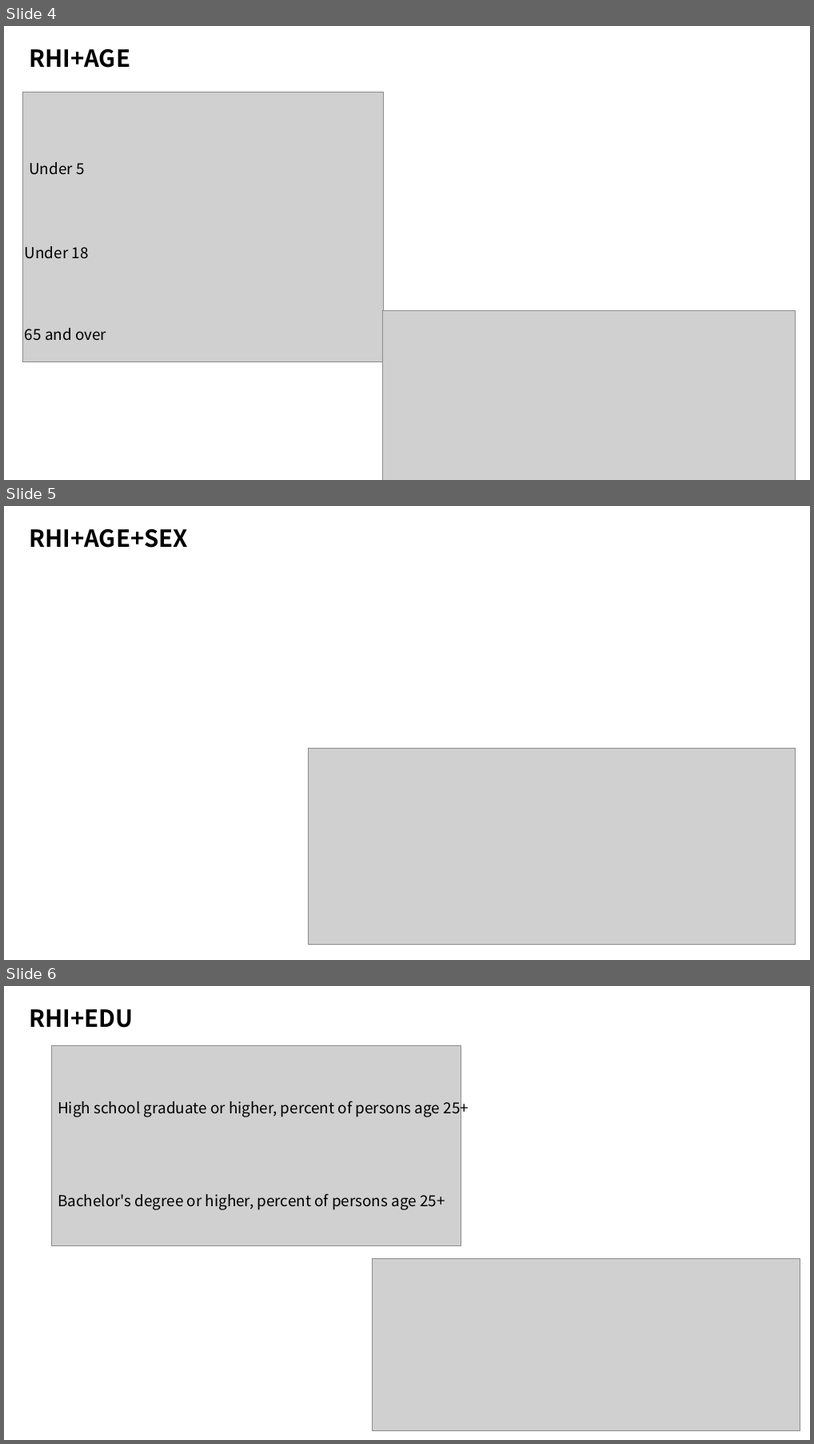
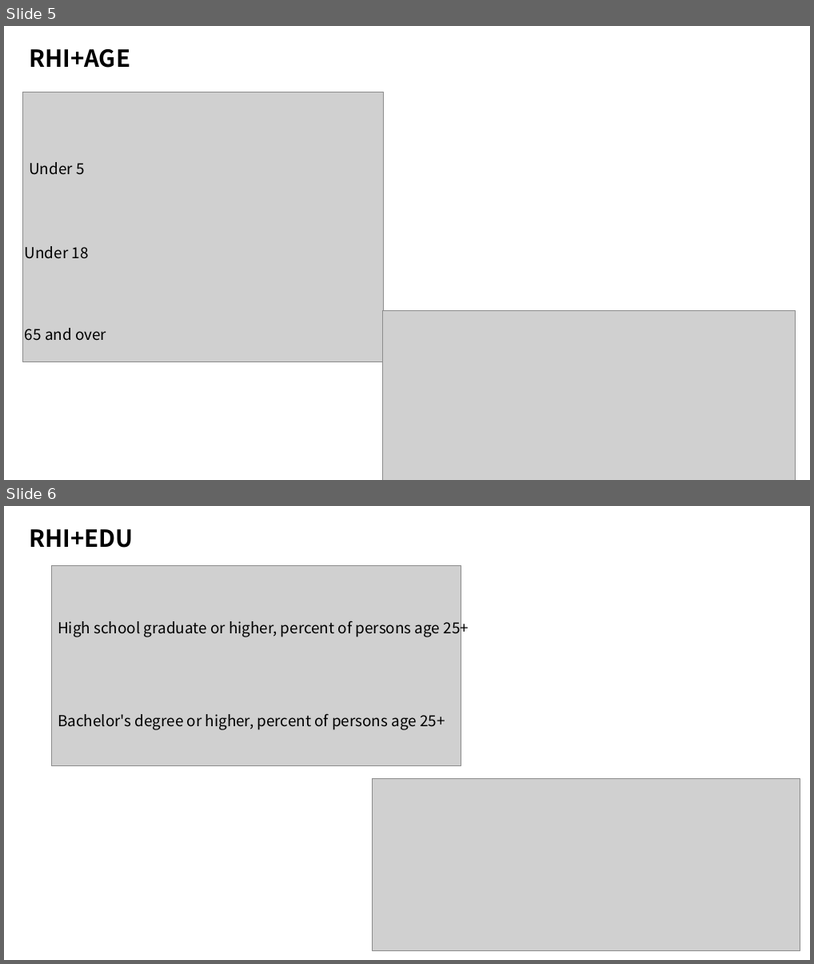
Before and after one commit to Radominic/BusinessAnalytics, a slide deck: week6_assignment.pptx. Shown one above the other, each under a label of ours: slides 4, 5 and 6 before the commit, slides 5 and 6 after it. The pictures are 814x1444 and 814x964 pixels, drawn with LibreOffice and Linux fonts; fonts in the diff are those of the drawing; grey boxes stand for pictures. Boxes give left, top, right and bottom in pixels: in the first picture for what was removed or moved away, otherwise in the second. Text is boxed around its words. In the diff, an @@ line names an element or a change of style, - is before the commit and + after.

```diff
--- a/week6_assignment.pptx
+++ b/week6_assignment.pptx
@@ slide 5 removed at box(4, 506, 810, 960), background #FFFFFF @@
@@ text removed at box(29, 529, 188, 548) @@
-RHI+AGE+SEX
@@ picture removed at box(308, 748, 796, 944) @@
@@ what was slide 4 is now slide 5 @@
```
Also in this commit, not shown: 1 slide changed, 3 slides added, 1 other slide removed, 1 other file.
